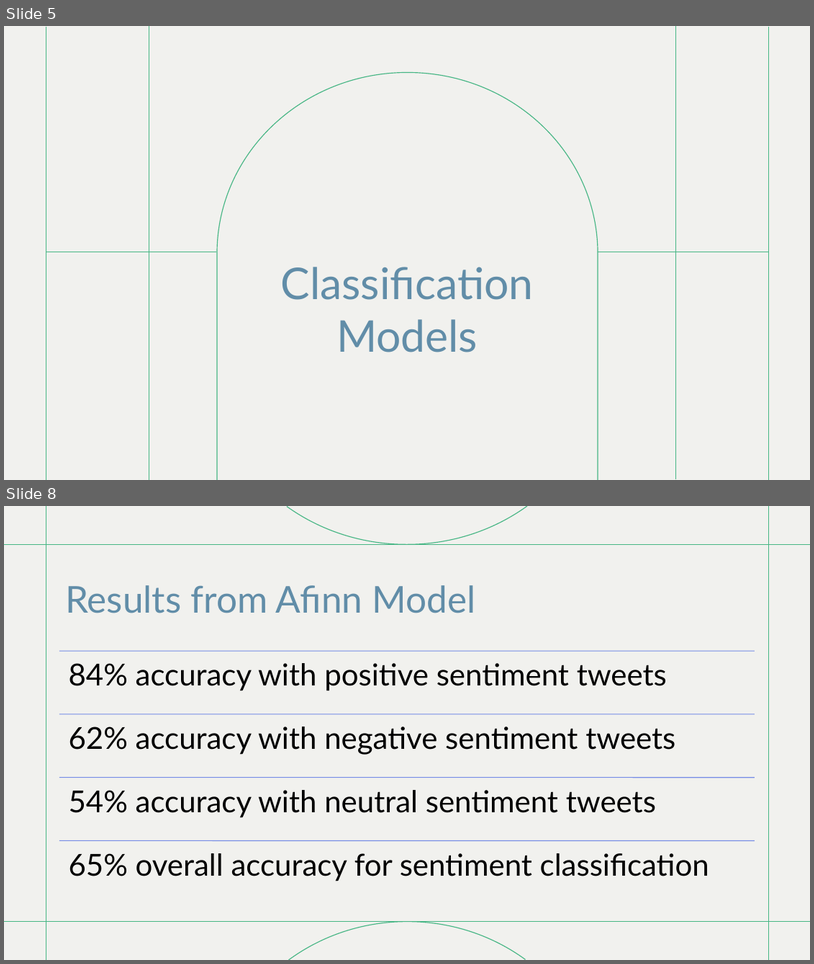
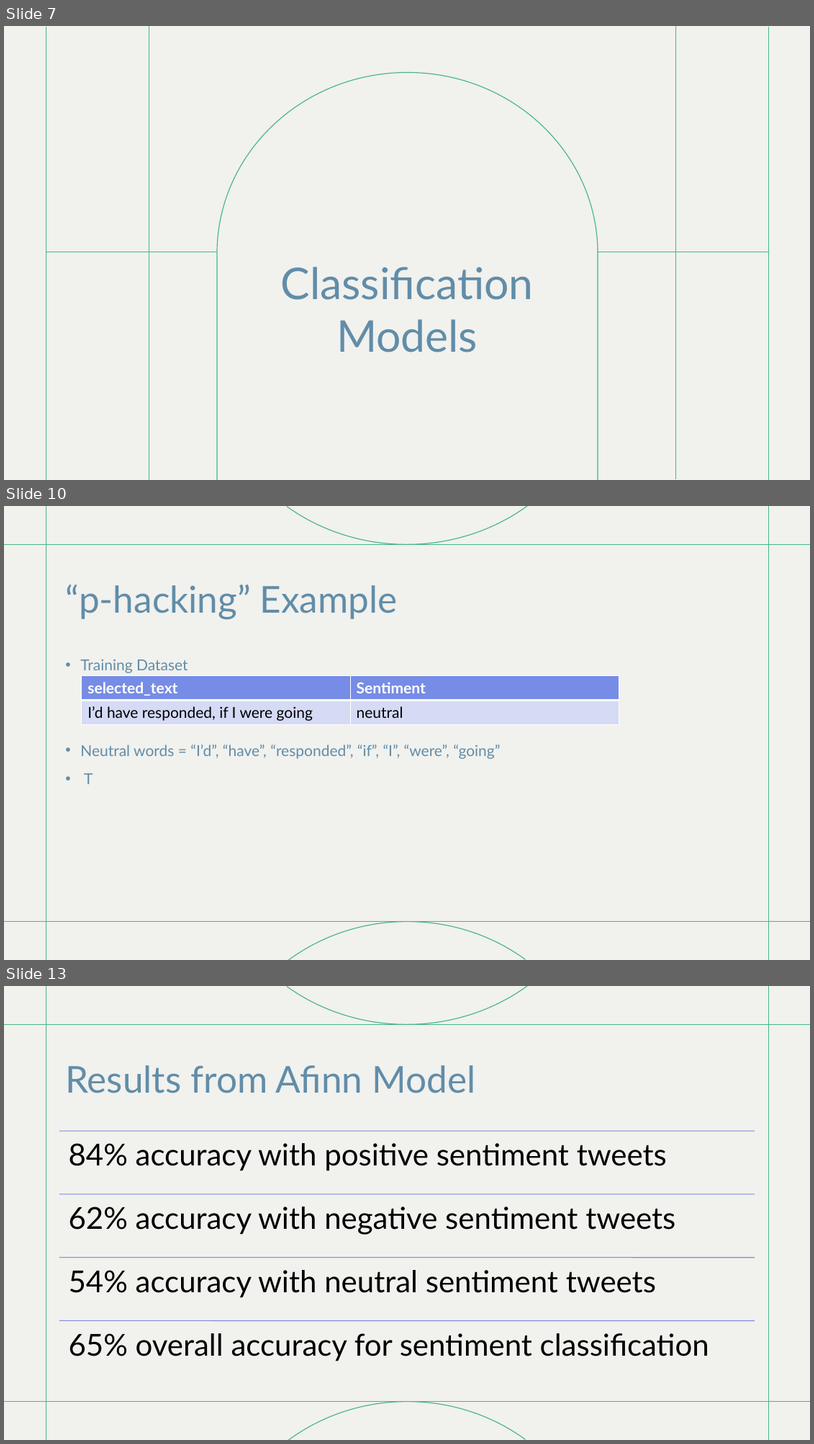
Before and after one commit to bethelike98/ENTITY-Final-Project, a slide deck: Presentation/DS Final Project Presentation.pptx. Shown one above the other, each under a label of ours: slides 5 and 8 before the commit, slides 7, 10 and 13 after it; the slides between them are not shown. The pictures are 814x964 and 814x1444 pixels, drawn with LibreOffice and Linux fonts; fonts in the diff are those of the drawing. Boxes give left, top, right and bottom in pixels: in the first picture for what was removed or moved away, otherwise in the second. Text is boxed around its words. In the diff, an @@ line names an element or a change of style, - is before the commit and + after.

```diff
--- a/Presentation/DS Final Project Presentation.pptx
+++ b/Presentation/DS Final Project Presentation.pptx
@@ slide 10 added at bbox=[4, 506, 810, 960], background #FFFFFF; not listed: 7 template elements that a slide beside it also shows @@
@@ title added at bbox=[65, 584, 398, 620], 44 pt, text #618DA8 @@
+“p-hacking” Example
@@ text added at bbox=[80, 659, 500, 784], 18 pt, text #618DA8 @@
+• Training Dataset
+• Neutral words = “I’d”, “have”, “responded”, “if”, “I”, “were”, “going”
+• T
@@ table added at bbox=[82, 675, 619, 724], 2 rows, 2 columns @@
+selected_text | Sentiment
+I’d have responded, if I were going | neutral
@@ what was slide 5 is now slide 7 @@
@@ what was slide 8 is now slide 13 @@
```
Also in this commit, not shown: 5 slides changed, 6 other slides added.
